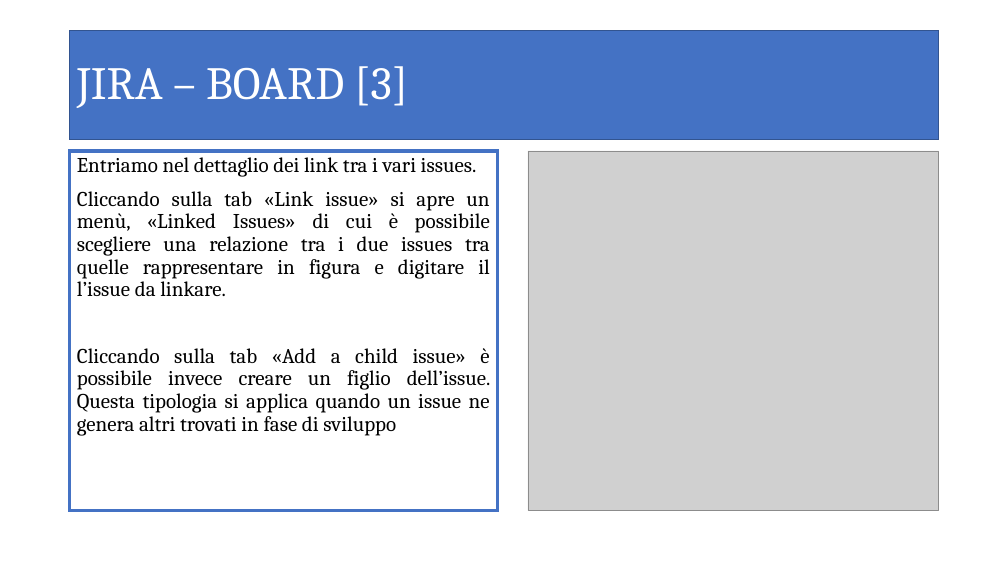
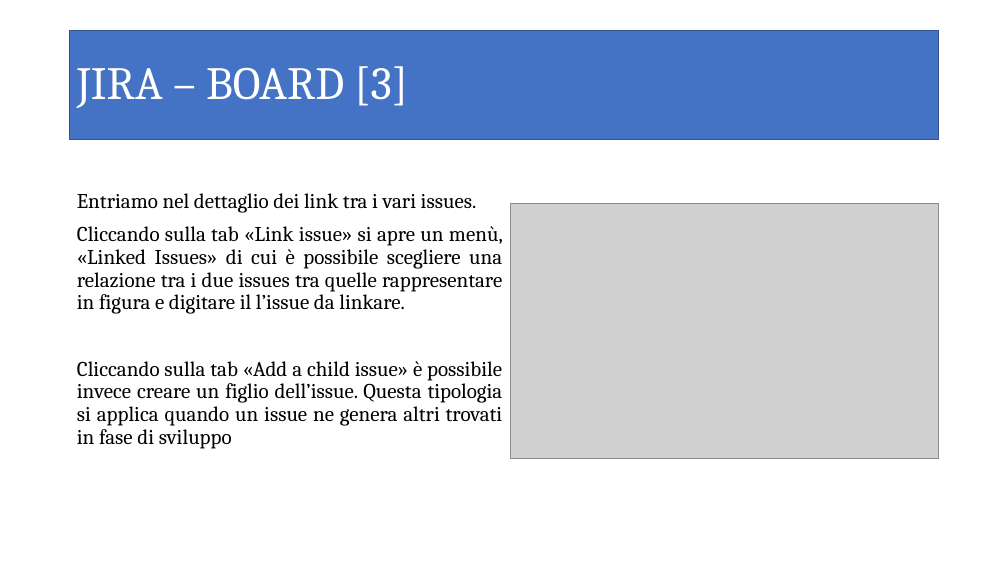
Before and after one commit to sdiricco/dirdem-micro, a slide deck: slide 9 of Documents/JIRA.pptx (slide 7 before the commit). Drawn at 1008x567 pixels with LibreOffice and Linux fonts; fonts in the diff are those of the drawing; grey boxes stand for pictures. Boxes give left, top, right and bottom in pixels: in the first picture for what was removed or moved away, otherwise in the second. Text is boxed around its words. In the diff, an @@ line names an element or a change of style, - is before the commit and + after.

Commit message:
aggiornata presentazione JIRA

```diff
--- a/Documents/JIRA.pptx
+++ b/Documents/JIRA.pptx
@@ text "Entriamo nel dettaglio dei link ...": place and size @@
-text "Entriamo nel dettaglio dei link ..." at box(70, 151, 498, 511)
+text "Entriamo nel dettaglio dei link ..." at box(77, 193, 503, 449)
@@ text "Entriamo nel dettaglio dei link ..." at box(77, 193, 503, 449): vertical alignment top to middle; outline #4472C4 3 pt to none @@
@@ picture: place and size @@
-picture at box(528, 151, 938, 511)
+picture at box(510, 203, 939, 459)
```
Also in this commit, not shown: 7 other slides changed, 2 slides added.
